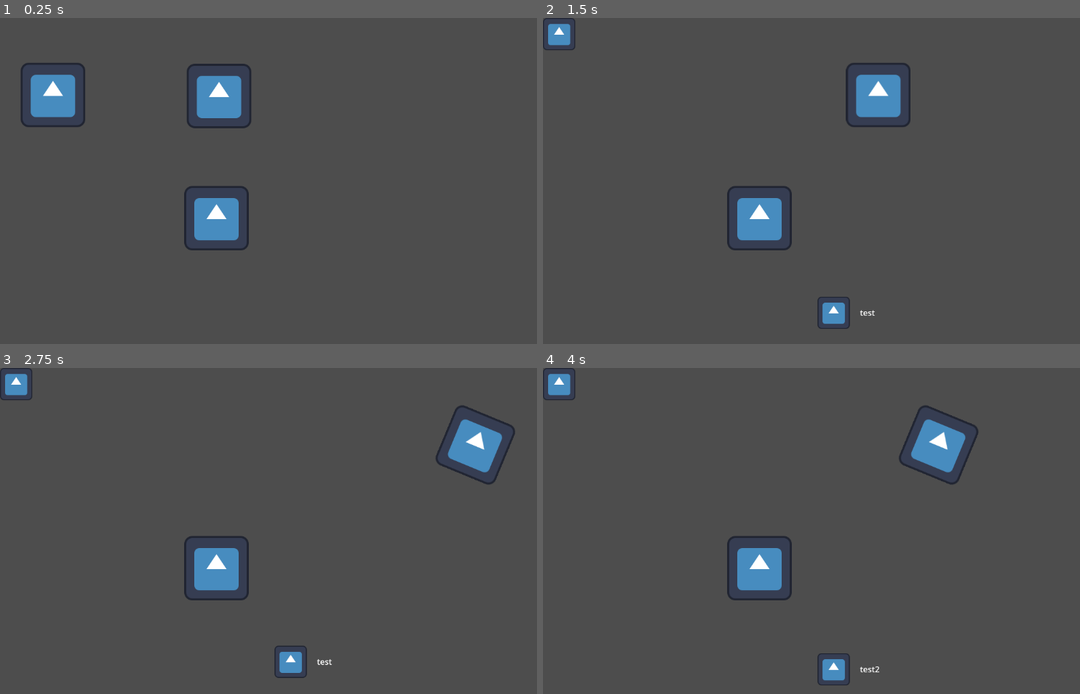
Above: before the commit, frames 1-4 (two rows, left to right).
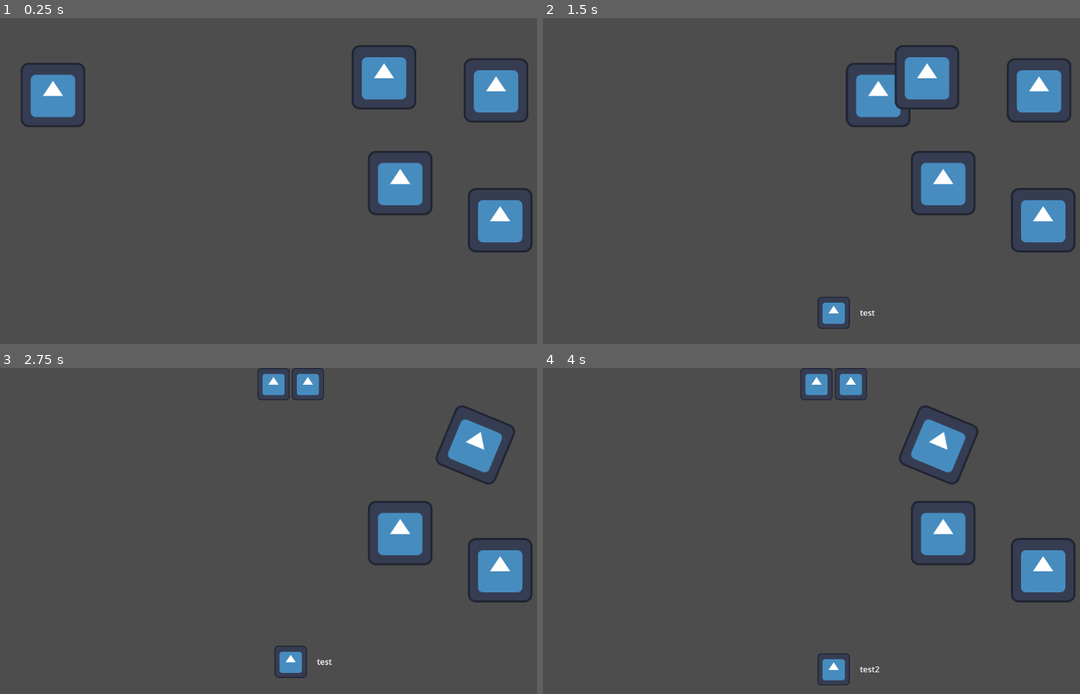
Above: after the commit, the same moments.

Repository: Tunagoksal/TeduJam26
Game: Godot game, scene res://test.tscn
Two runs of this game, one before a commit and one after it. Both use one fixed random seed, a clock stepped at 60 frames per second and the inputs below. This scene is started directly instead of the project's main scene. The engine's default icon, where the game draws it, is replaced by a stand-in: a white triangle on a blue panel in a dark square.
Inputs (mouse positions are in pixels of both pictures, inside the frame that each line leads up to):
- Up to frame 1 (0.25 s): no input
- Up to frame 2 (1.5 s): tap Enter at 0.5 s; move the mouse to (961, 164) at 0.52 s; hold Right (right) 0.53-1.25 s; tap Shift (roll) at 0.6 s; click (961, 164) at 0.67 s; drag from (714, 197) to (806, 246) at 1.27 s
- Up to frame 3 (2.75 s): move the mouse to (349, 459) at 2.02 s; hold Right (right) from 2.03 s (still down); tap X at 2.1 s
- Up to frame 4 (4 s): release Right (right) at 2.75 s; drag from (806, 596) to (661, 482) at 2.77 s; move the mouse to (1010, 579) at 3.52 s; hold Left (left) from 3.53 s (still down); tap V at 3.6 s

The runs differ from the first frame. In frame 1, 8.3% of the frame differs, in the area x 34-100%, y 8-72%; in frame 2, 7.4%; in frame 3, 5.2%; in frame 4, 5.2%.

Commit message:
inventory

Diff:
--- a/scenes/inventory_ui.tscn
+++ b/scenes/inventory_ui.tscn
@@ -6,5 +6,11 @@
 script = ExtResource("1_tahbm")
 
 [node name="HBoxContainer" type="HBoxContainer" parent="." unique_id=1031093107]
-offset_right = 40.0
+anchors_preset = 5
+anchor_left = 0.5
+anchor_right = 0.5
+offset_left = -20.0
+offset_right = 20.0
 offset_bottom = 40.0
+grow_horizontal = 2
+alignment = 1
--- a/scenes/level.tscn
+++ b/scenes/level.tscn
@@ -1,3 +1,6 @@
 [gd_scene format=3 uid="uid://dxon0mk8dgivo"]
 
+[ext_resource type="Script" uid="uid://b8vffe7fik1nm" path="res://scripts/level.gd" id="1_2q6dc"]
+
 [node name="Level" type="Node2D" unique_id=620947927]
+script = ExtResource("1_2q6dc")
--- a/scripts/item.gd
+++ b/scripts/item.gd
@@ -5,7 +5,6 @@
 
 @onready var sprite: Sprite2D = $Icon
 
-
 func _on_body_entered(body: Node2D) -> void:
 	if body is Character and item_data != null:
 		body.collect_item(item_data)
--- /dev/null
+++ b/scripts/level.gd
@@ -0,0 +1,6 @@
+extends Node2D
+
+@onready var inventory_ui = $InventoryUI
+
+func _ready() -> void:
+	pass
--- /dev/null
+++ b/scripts/scissor.gd
@@ -0,0 +1,2 @@
+extends Item
+class_name Scissor
--- a/scripts/text_box.gd
+++ b/scripts/text_box.gd
@@ -15,7 +15,6 @@
 var letter_time = 0.02
 var space_time = 0.06
 var punctuation_time = 0.2
-
 
 
 func display_text(text_to_display:String,letter_sfx:AudioStreamWAV):
--- a/test.tscn
+++ b/test.tscn
@@ -1,11 +1,14 @@
 [gd_scene format=3 uid="uid://b6vf1aji6dy38"]
 
 [ext_resource type="PackedScene" uid="uid://e0knnc7cu0fm" path="res://scenes/inventory_ui.tscn" id="1_6uqi0"]
+[ext_resource type="Script" uid="uid://b8vffe7fik1nm" path="res://scripts/level.gd" id="1_ykrsh"]
 [ext_resource type="PackedScene" uid="uid://dnoi8sf8ixw0s" path="res://scenes/character.tscn" id="2_ppyta"]
 [ext_resource type="PackedScene" uid="uid://duekrr7tjcmep" path="res://scenes/item.tscn" id="3_ykrsh"]
 [ext_resource type="Resource" uid="uid://by63gqomk2y3p" path="res://resources/test_item.tres" id="4_ppyta"]
+[ext_resource type="Script" uid="uid://fvvajo36t8ay" path="res://scripts/scissor.gd" id="5_g14j6"]
 
 [node name="test" type="Node2D" unique_id=643083536]
+script = ExtResource("1_ykrsh")
 
 [node name="InventoryUI" parent="." unique_id=1902873453 node_paths=PackedStringArray("player") instance=ExtResource("1_6uqi0")]
 player = NodePath("../Character")
@@ -14,9 +17,18 @@
 position = Vector2(105, 153)
 
 [node name="Item" parent="." unique_id=2141756766 instance=ExtResource("3_ykrsh")]
-position = Vector2(433, 156)
+position = Vector2(760, 119)
+script = ExtResource("5_g14j6")
 item_data = ExtResource("4_ppyta")
 
 [node name="Item2" parent="." unique_id=893500379 instance=ExtResource("3_ykrsh")]
-position = Vector2(428, 399)
+position = Vector2(990, 403)
 item_data = ExtResource("4_ppyta")
+
+[node name="Item3" parent="." unique_id=1315254649 instance=ExtResource("3_ykrsh")]
+position = Vector2(982, 145)
+item_data = ExtResource("4_ppyta")
+
+[node name="Item4" parent="." unique_id=1147736303 instance=ExtResource("3_ykrsh")]
+position = Vector2(792, 329)
+item_data = ExtResource("4_ppyta")
Not shown: 1 places in resources/test_item.tres that only renumber resources
Not shown, added: scripts/level.gd.uid
Not shown, added: scripts/scissor.gd.uid
